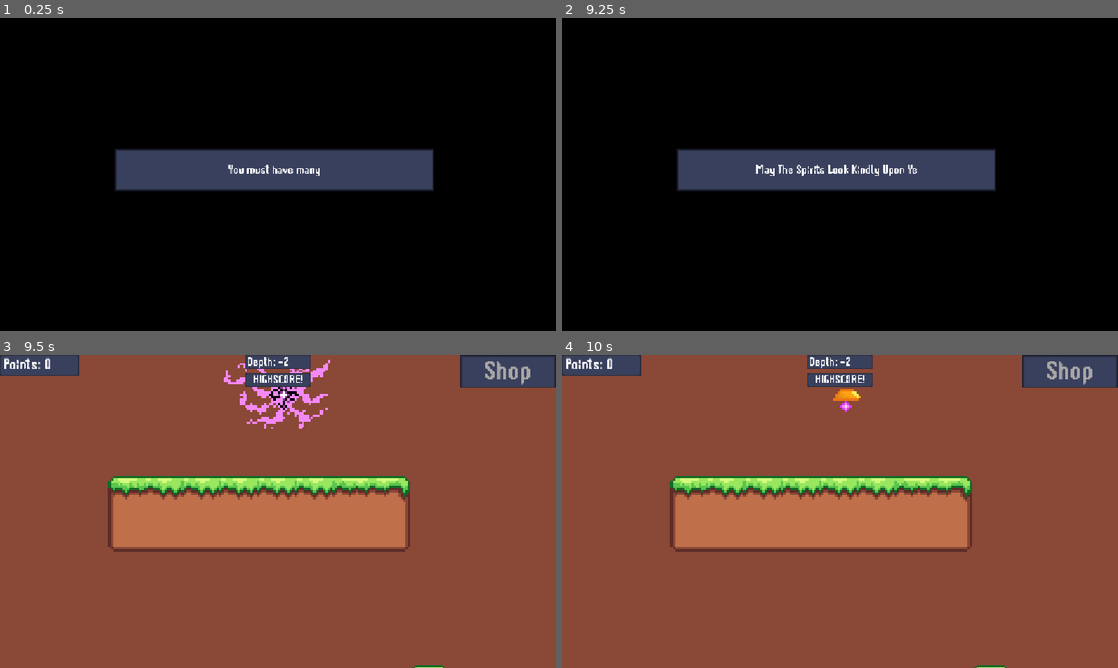
Above: before the commit, frames 1-4 (two rows, left to right).
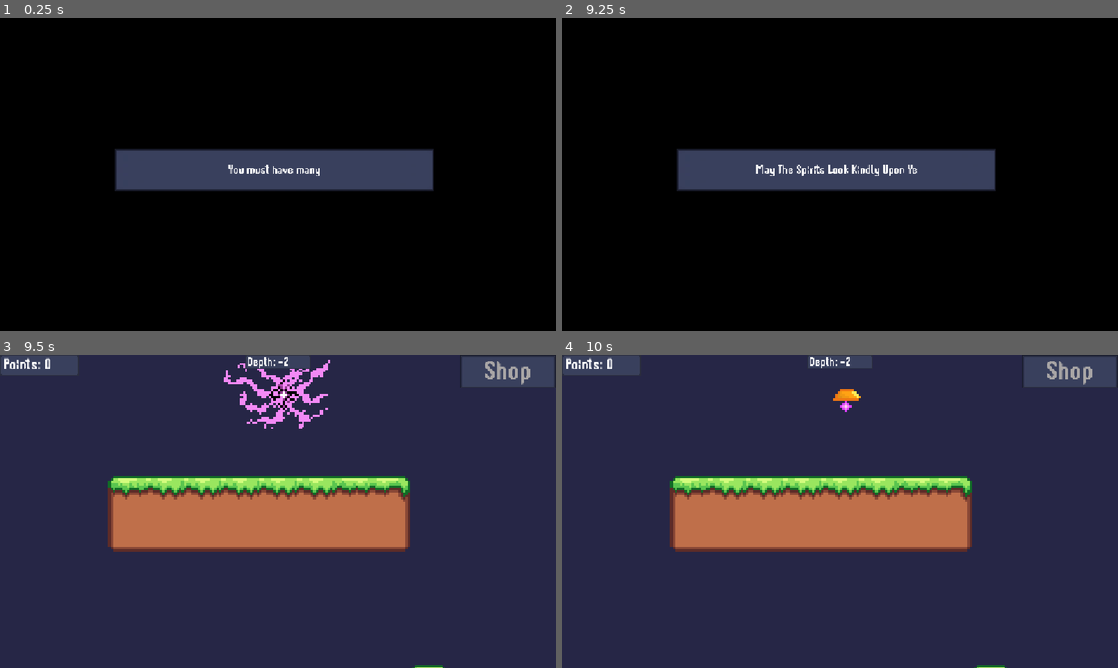
Above: after the commit, the same moments.

Repository: A-raheem09/DepthDiver
Game: Godot game, scene res://Scenes/intro.tscn
Same seed, same stepped clock (60 frames per second), same inputs: the game is played once before the commit and once after it. The engine's default icon, where the game draws it, is replaced by a stand-in: a white triangle on a blue panel in a dark square.
Inputs:
- Up to frame 1 (0.25 s): no input
- Up to frame 2 (9.25 s): hold D (Right) 0.53-2.03 s; tap Shift (Drop) every 0.75 s from 0.6 to 8.85 s; tap Space (Jump) at 0.77, 1.52, 2.75, 3.02, 3.77, 4.25, 4.52, 5.75, 6.02, 6.77, 7.52, 9.02 s; tap Enter at 1.25, 3.5, 5 s; hold A (Left) 2.03-2.78 s; hold D (Right) 2.78-4.28 s; hold A (Left) 4.28-5.03 s; hold D (Right) 5.03-5.78 s; hold A (Left) 5.78-7.28 s; hold D (Right) from 7.28 s (still down)
- Up to frame 3 (9.5 s): keep holding D (Right)
- Up to frame 4 (10 s): release D (Right) at 9.53 s; hold A (Left) from 9.53 s (still down); tap Shift (Drop) at 9.6 s; tap Space (Jump) at 9.77 s

Frames 1-2 are identical in both runs. In frame 3, 82% of the frame differs, in the area x 0-100%, y 0-100%; in frame 4, 83%.

Commit message:
I LIED OK THIS IS THE LAST COMMIT FR

Diff:
--- a/Scenes/Main.tscn
+++ b/Scenes/Main.tscn
@@ -14,11 +14,11 @@
 [ext_resource type="Texture2D" uid="uid://jcvp5hxvtqdp" path="res://Assets/Textures/TemplatePressed.jpeg" id="8_50glp"]
 [ext_resource type="Script" uid="uid://rux4x00p0yg2" path="res://Scripts/upgradebutton.gd" id="9_vy5pj"]
 [ext_resource type="Theme" uid="uid://s2as1w006s04" path="res://UI/Labels.tres" id="10_bmxlf"]
-[ext_resource type="Texture2D" uid="uid://bpvbyl83l4rul" path="res://Assets/Textures/BGT1.png" id="11_4kpch"]
 [ext_resource type="Script" uid="uid://fl4dpe7wmn3a" path="res://Scripts/upg_3.gd" id="11_frkhe"]
 [ext_resource type="Texture2D" uid="uid://twtey3d8dits" path="res://Assets/Textures/BG2T1.png" id="12_grg3l"]
 [ext_resource type="PackedScene" uid="uid://c5kseifahwfe1" path="res://Scenes/Bounce.tscn" id="14_1p5hy"]
 [ext_resource type="Texture2D" uid="uid://b5s5gft7fd4qo" path="res://Assets/Textures/T2BG1.png" id="16_erwvk"]
+[ext_resource type="Texture2D" uid="uid://dj73ctfdw6rbs" path="res://Assets/Textures/NightSky.png" id="16_sxkr1"]
 [ext_resource type="Texture2D" uid="uid://cl24xn5qjfb41" path="res://Assets/Textures/T2BG2.png" id="20_sxkr1"]
 
 [sub_resource type="TileSetAtlasSource" id="TileSetAtlasSource_kln2b"]
@@ -367,6 +367,7 @@
 metadata/_edit_lock_ = true
 
 [node name="Highscore" type="NinePatchRect" parent="CanvasLayer" unique_id=245434234]
+visible = false
 z_index = -141
 anchors_preset = 5
 anchor_left = 0.5
@@ -544,7 +545,7 @@
 text = "Buy"
 script = ExtResource("11_frkhe")
 upgrade_number = 3
-cost = 1e+19
+cost = 100000000.0
 
 [node name="Label" type="Label" parent="CanvasLayer/ShopMenu/Upg3" unique_id=556615778]
 layout_mode = 1
@@ -553,7 +554,7 @@
 anchor_top = 0.5
 anchor_right = -1.784
 anchor_bottom = 0.5
-offset_left = -71.016
+offset_left = -492.016
 offset_top = -11.5
 offset_right = 68.984
 offset_bottom = 15.5
@@ -617,7 +618,7 @@
 offset_top = -192.0
 offset_right = 1894.0
 offset_bottom = 1547.0
-texture = ExtResource("11_4kpch")
+texture = ExtResource("16_sxkr1")
 patch_margin_left = 6
 patch_margin_top = 6
 patch_margin_right = 6
--- a/Scripts/Global.gd
+++ b/Scripts/Global.gd
@@ -26,15 +26,6 @@
 func _ready() -> void:
 	pass # Replace with function body.
 
-func _save():
-	var file : FileAccess = FileAccess.open(FILE_PATH, FileAccess.WRITE)
-	file.store_var(stats)
-func _load():
-	if FileAccess.file_exists(FILE_PATH):
-		var file : FileAccess = FileAccess.open(FILE_PATH, FileAccess.READ)
-		var data = file.get_var()
-		for i in data:
-			stats[i] = data[i]
 # Called every frame. 'delta' is the elapsed time since the previous frame.
 func _process(_delta: float) -> void:
 	pass
--- a/Scripts/main.gd
+++ b/Scripts/main.gd
@@ -11,6 +11,7 @@
 @onready var god = false
 # Called when the node enters the scene tree for the first time.
 func _ready() -> void:
+	Global.fall_time = -0.5
 	if Global.stats[2] >= 1 or god:
 		Global.bouncevision = true
 	diver.respawn()
--- a/Scripts/upg_3.gd
+++ b/Scripts/upg_3.gd
@@ -6,6 +6,7 @@
 	connect("pressed",on_pressed)
 	if Global.stats[upgrade_number] > 0:
 		disabled = true
+		$Label.text = "Cost: " + str(cost)
 	else:
 		disabled = false
 	pass # Replace with function body.
--- a/project.godot
+++ b/project.godot
@@ -66,6 +66,23 @@
 "location": 0,
 "echo": false,
 "script": null
+), Object(InputEventKey,
+"resource_local_to_scene": false,
+"resource_name": "",
+"device": -1,
+"window_id": 0,
+"alt_pressed": false,
+"shift_pressed": false,
+"ctrl_pressed": false,
+"meta_pressed": false,
+"pressed": false,
+"keycode": 0,
+"physical_keycode": 4194320,
+"key_label": 0,
+"unicode": 0,
+"location": 0,
+"echo": false,
+"script": null
 )]
 }
 Right={
@@ -177,6 +194,23 @@
 "physical_keycode": 83,
 "key_label": 0,
 "unicode": 115,
+"location": 0,
+"echo": false,
+"script": null
+), Object(InputEventKey,
+"resource_local_to_scene": false,
+"resource_name": "",
+"device": -1,
+"window_id": 0,
+"alt_pressed": false,
+"shift_pressed": false,
+"ctrl_pressed": false,
+"meta_pressed": false,
+"pressed": false,
+"keycode": 0,
+"physical_keycode": 4194322,
+"key_label": 0,
+"unicode": 0,
 "location": 0,
 "echo": false,
 "script": null
Binary file added: Assets/Textures/NightSky.png
Not shown, added: Assets/Textures/NightSky.png.import
Not shown, changed: export_presets.cfg
